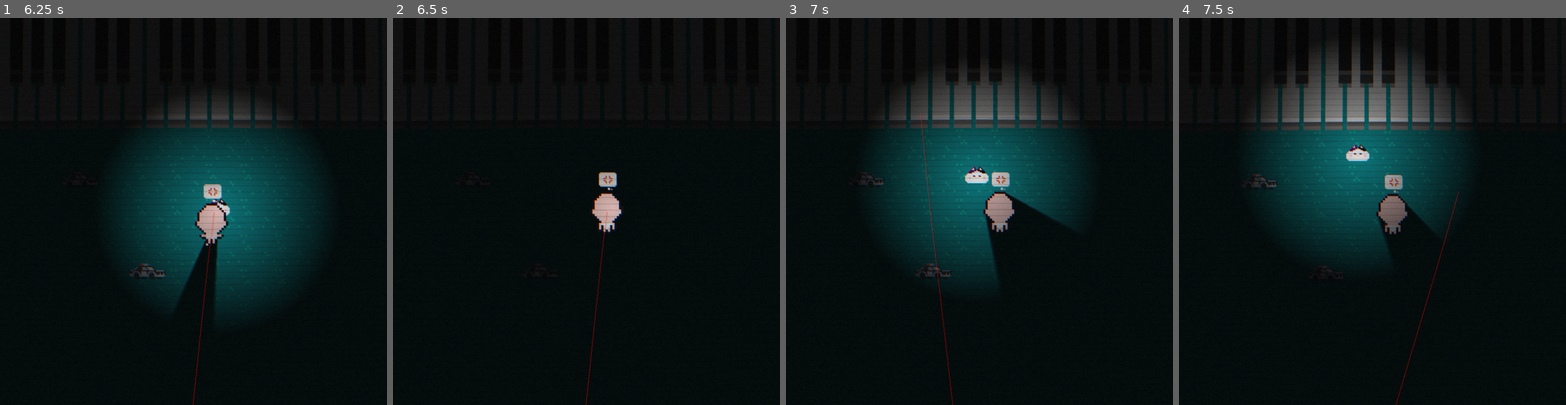
Above: before the commit, frames 1-4 (left to right).
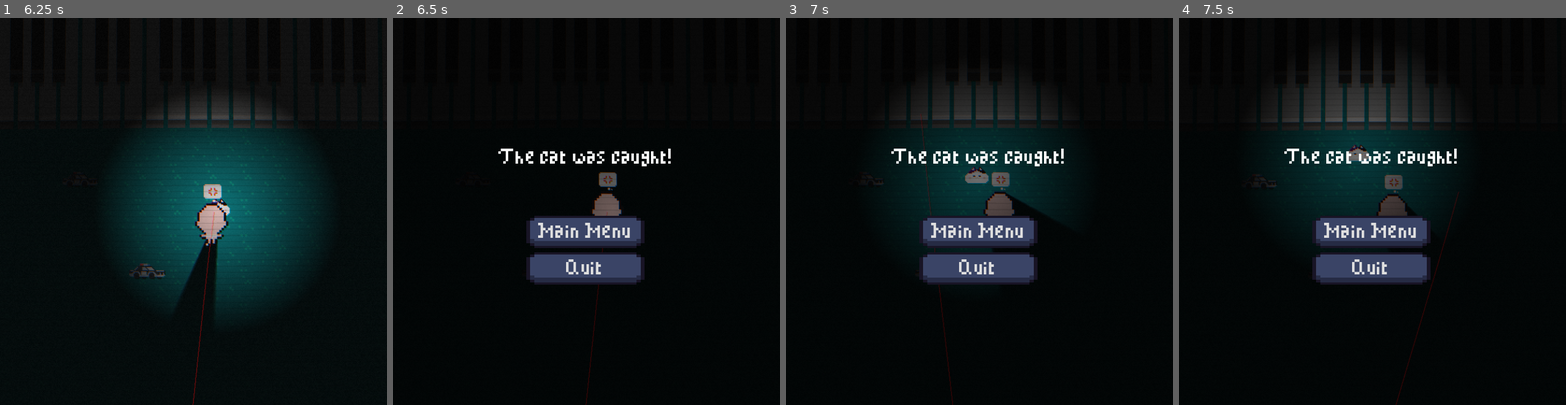
Above: after the commit, the same moments.

Repository: Sooshimi/fat-cat-lullaby
Game: Godot game, scene res://scenes/ui/main_menu.tscn
Two runs of this game, one before a commit and one after it. Both use one fixed random seed, a clock stepped at 60 frames per second and the inputs below.
Inputs (mouse positions are in pixels of both pictures, inside the frame that each line leads up to):
- Up to frame 1 (6.25 s): click "Play" at 0.5 s; click "Play" at 1.25 s; click "Play" at 2 s; click "Credits" at 2.75 s; tap Enter at 3.5 s; move the mouse to (174, 288) at 3.52 s; click (174, 288) at 3.6 s; tap Space (jump) at 3.77, 4.52, 6.02 s; move the mouse to (309, 269) at 4.27 s; click (309, 269) at 4.35 s; move the mouse to (77, 153) at 5.02 s; click (77, 153) at 5.1 s; move the mouse to (212, 211) at 5.77 s; click (212, 211) at 5.85 s
- Up to frame 2 (6.5 s): no input
- Up to frame 3 (7 s): move the mouse to (921, 114) at 6.52 s; click (921, 114) at 6.6 s; tap Space (jump) at 6.77 s
- Up to frame 4 (7.5 s): move the mouse to (1457, 192) at 7.27 s; click (1457, 192) at 7.35 s

Frame 1 is identical in both runs. In frame 2, 6.0% of the frame differs, in the area x 27-72%, y 33-100%; in frame 3, 17%; in frame 4, 19%, in the area x 19-73%, y 8-100%.
Error in both runs: Cannot call method 'change_scene_to_file' on a null value. (res://scenes/ui/main_menu.gd:26)

Commit message:
Fix game over

Diff:
--- a/scenes/baby.gd
+++ b/scenes/baby.gd
@@ -24,11 +24,14 @@
 @onready var nav_agent : Node = $NavigationAgent2D
 @onready var new_path_timer : Node = $NewPathTimer
 
+signal signal_game_over
+
 func _ready() -> void:
 	animation_tree.active = true
 	emote.hide()
+	signal_game_over.connect(get_parent().game_over)
 
-func _physics_process(_delta) -> void:
+func _physics_process(delta) -> void:
 	if !Global.win:
 		var dir = to_local(nav_agent.get_next_path_position()).normalized()
 		velocity = dir * speed
@@ -40,6 +43,7 @@
 			# If baby collides with cat...
 			if "FatCat" in collision.get_collider().name:
 				# Stop baby from moving
+				signal_game_over.emit()
 				nav_agent.navigation_layers = 0
 
 		play_move_animations()
--- a/scenes/fat_cat.gd
+++ b/scenes/fat_cat.gd
@@ -78,5 +78,4 @@
 			velocity = velocity.slide(collision.get_normal())
 
 			if "Baby" in collision.get_collider().name:
-				Global.game_over = true
 				signal_game_over.emit()
--- a/scenes/level_1.gd
+++ b/scenes/level_1.gd
@@ -4,11 +4,17 @@
 @export var game_over_menu : Control
 @export var win_menu : Control
 @export var game_over_meow : AudioStreamPlayer
+@export var game_over_laugh : AudioStreamPlayer
+
+var run_once_counter : int = 0
 
 func game_over():
-	game_over_meow.play()
-	game_over_menu.show()
-	Input.set_mouse_mode(Input.MOUSE_MODE_VISIBLE)
+	run_once_counter += 1
+	if run_once_counter == 1:
+		game_over_meow.play()
+		game_over_laugh.play()
+		game_over_menu.show()
+		Input.set_mouse_mode(Input.MOUSE_MODE_VISIBLE)
 
 func win():
 	win_menu.show()
--- a/scenes/level_1.tscn
+++ b/scenes/level_1.tscn
@@ -13,6 +13,7 @@
 [ext_resource type="PackedScene" uid="uid://dufd5xc6bws0r" path="res://scenes/ui/game_over.tscn" id="11_64s1c"]
 [ext_resource type="PackedScene" uid="uid://brp00iynn3pio" path="res://scenes/ui/win_menu.tscn" id="12_c4k5a"]
 [ext_resource type="AudioStream" uid="uid://b7gbp3qm8mwxm" path="res://audio/sfx/cat2.wav" id="13_lpnpe"]
+[ext_resource type="AudioStream" uid="uid://cxhcv48km8c4r" path="res://audio/sfx/baby-laugh.wav" id="14_bshae"]
 
 [sub_resource type="ShaderMaterial" id="ShaderMaterial_wxkst"]
 shader = ExtResource("6_k6mst")
@@ -38,12 +39,13 @@
 color_ramp = SubResource("Gradient_qnfct")
 noise = SubResource("FastNoiseLite_ahm4g")
 
-[node name="Level1" type="Node" node_paths=PackedStringArray("pause_menu", "game_over_menu", "win_menu", "game_over_meow")]
+[node name="Level1" type="Node" node_paths=PackedStringArray("pause_menu", "game_over_menu", "win_menu", "game_over_meow", "game_over_laugh")]
 script = ExtResource("1_ddu6q")
 pause_menu = NodePath("CanvasLayer/PauseMenu")
 game_over_menu = NodePath("CanvasLayer/GameOver")
 win_menu = NodePath("CanvasLayer/WinMenu")
 game_over_meow = NodePath("GameOverMeow")
+game_over_laugh = NodePath("GameOverLaugh")
 
 [node name="CanvasModulate" type="CanvasModulate" parent="."]
 color = Color(0.0588235, 0.0588235, 0.0588235, 1)
@@ -143,4 +145,8 @@
 
 [node name="GameOverMeow" type="AudioStreamPlayer" parent="."]
 stream = ExtResource("13_lpnpe")
+volume_db = -15.0
+
+[node name="GameOverLaugh" type="AudioStreamPlayer" parent="."]
+stream = ExtResource("14_bshae")
 volume_db = -5.0
Not shown, added: audio/sfx/baby-laugh.wav.import
Not shown: 1 places in scenes/level_1.tscn that only renumber resources
Not shown, added: audio/sfx/baby-laugh.wav
